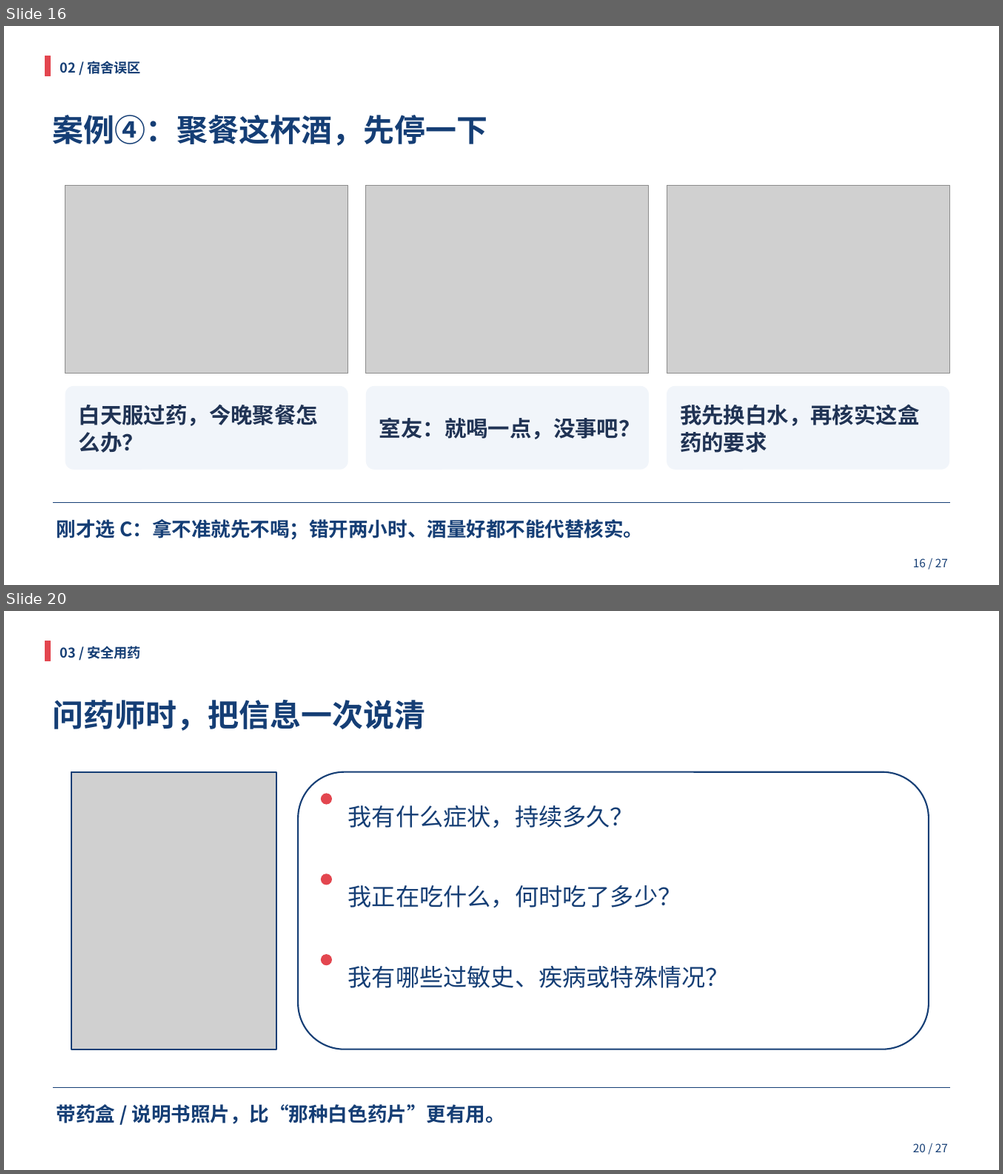
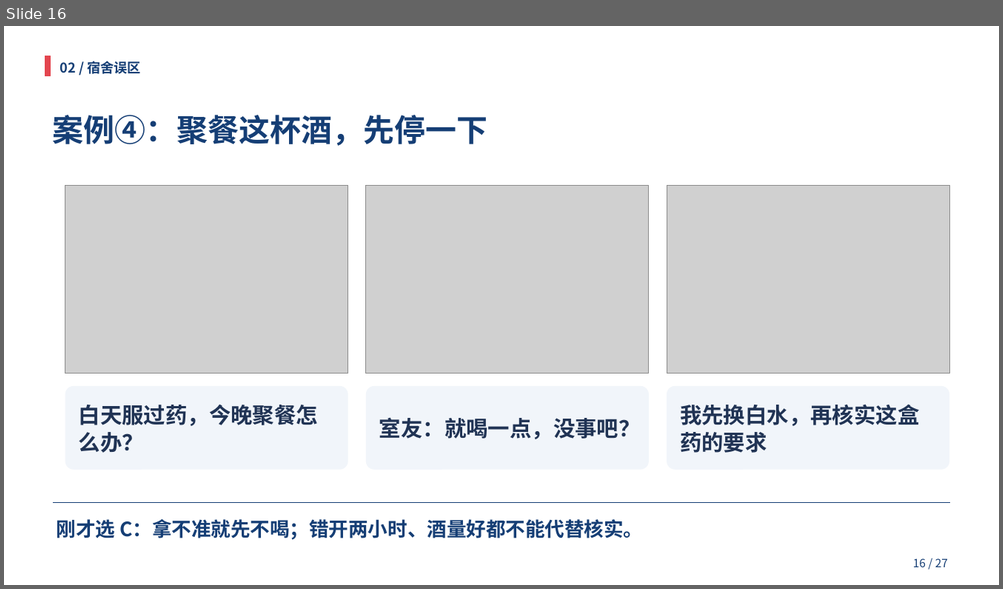
Before and after one commit to HOU-snowyfly/PPTbuilder, a slide deck: 交付文件/合理用药_双人35分钟.pptx. Shown one above the other, each under a label of ours: slides 16 and 20 before the commit, slide 16 after it; the slides between them are not shown. The pictures are 1003x1174 and 1003x589 pixels, drawn with LibreOffice and Linux fonts; fonts in the diff are those of the drawing; grey boxes stand for pictures. Boxes give left, top, right and bottom in pixels: in the first picture for what was removed or moved away, otherwise in the second. Text is boxed around its words. In the diff, an @@ line names an element or a change of style, - is before the commit and + after.

```diff
--- a/交付文件/合理用药_双人35分钟.pptx
+++ b/交付文件/合理用药_双人35分钟.pptx
@@ slide 20 removed at <box>4,611,999,1170</box>, background #FFFFFF @@
@@ rectangle removed at <box>45,641,51,661</box> @@
@@ text removed at <box>60,646,141,659</box> @@
-03 / 安全用药
@@ text removed at <box>53,700,426,731</box> @@
-问药师时，把信息一次说清
@@ picture removed at <box>71,772,276,1050</box> @@
@@ rectangle removed at <box>71,772,276,1050</box> @@
@@ rounded rectangle removed at <box>298,772,928,1050</box> @@
@@ ellipse removed at <box>321,794,332,804</box> @@
@@ text removed at <box>348,806,634,829</box> @@
-我有什么症状，持续多久？
@@ ellipse removed at <box>321,874,332,885</box> @@
@@ text removed at <box>348,886,682,908</box> @@
-我正在吃什么，何时吃了多少？
@@ ellipse removed at <box>321,955,332,965</box> @@
@@ text removed at <box>348,966,729,988</box> @@
-我有哪些过敏史、疾病或特殊情况？
@@ line removed from (53, 1088) to (950, 1088) @@
@@ text removed at <box>57,1105,505,1125</box> @@
-带药盒 / 说明书照片，比“那种白色药片”更有用。
@@ text removed at <box>913,1144,948,1153</box> @@
-20 / 27
```
Also in this commit, not shown: 13 slides changed, 3 slides added, 3 other slides removed, 1 other file.
